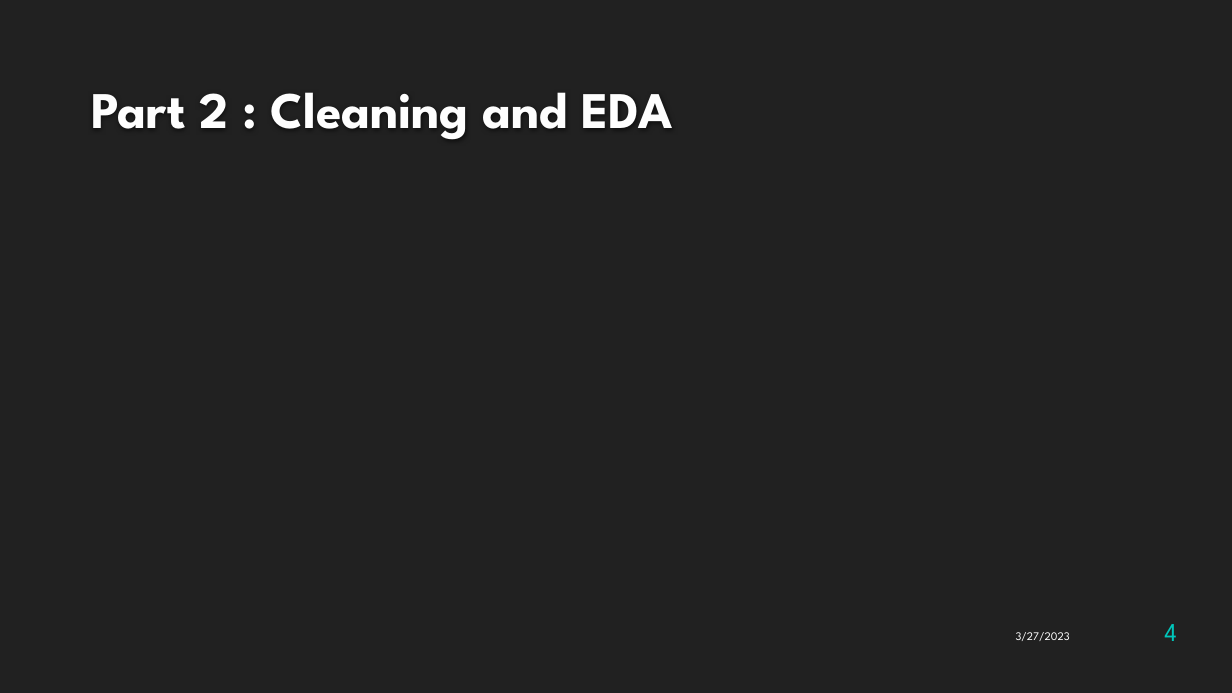
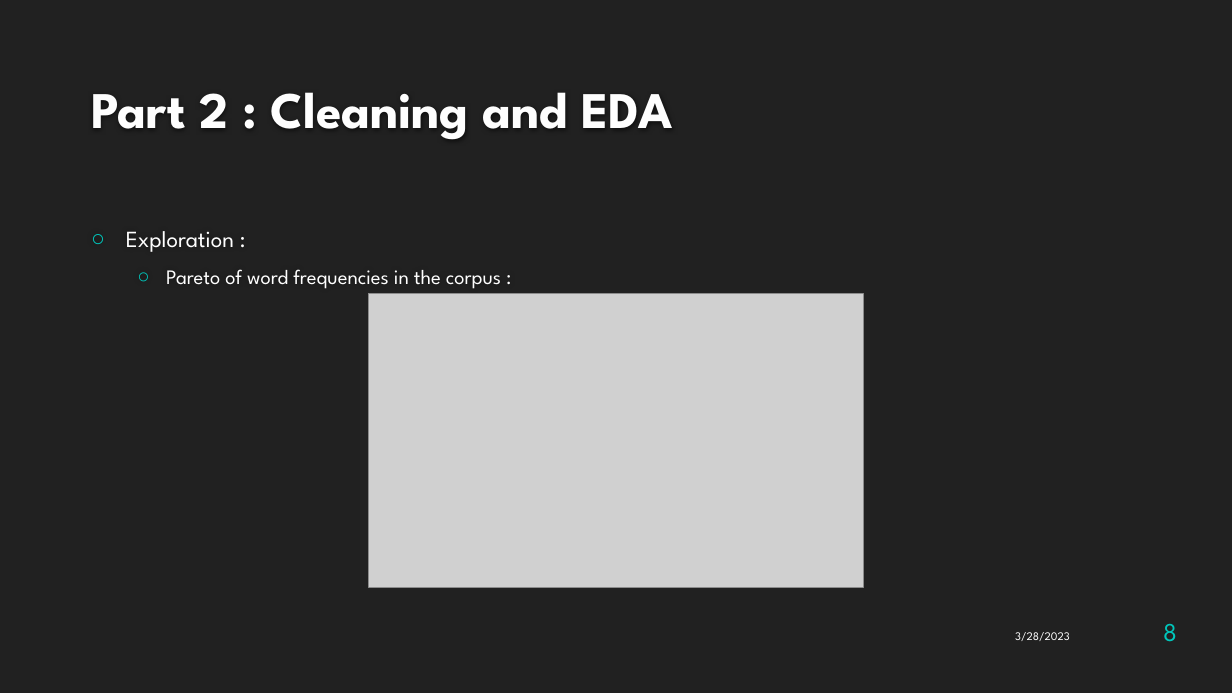
Before and after one commit to Antoine1608/OC-DS-P6-Classifiez_automatiquement_biens_consommation, a slide deck: slide 8 of Naudy_Antoine_5_presentation_032023.pptx (slide 4 before the commit). Drawn at 1232x693 pixels with LibreOffice and Linux fonts; fonts in the diff are those of the drawing; grey boxes stand for pictures; background and template pictures are left out. Boxes give left, top, right and bottom in pixels: in the first picture for what was removed or moved away, otherwise in the second. Text is boxed around its words. In the diff, an @@ line names an element or a change of style, - is before the commit and + after.

```diff
--- a/Naudy_Antoine_5_presentation_032023.pptx
+++ b/Naudy_Antoine_5_presentation_032023.pptx
@@ text added at box(126, 231, 501, 289), 16 pt, text #FFFFFF @@
+○ Exploration :
+  ○ Pareto of word frequencies in the corpus :
@@ picture added at box(369, 294, 864, 587) @@
@@ page number at box(1163, 624, 1177, 642): text changed @@
-4
+8
@@ text at box(1015, 632, 1070, 641): text changed @@
-3/27/2023
+3/28/2023
```
Also in this commit, not shown: 8 other slides changed, 17 slides added.
